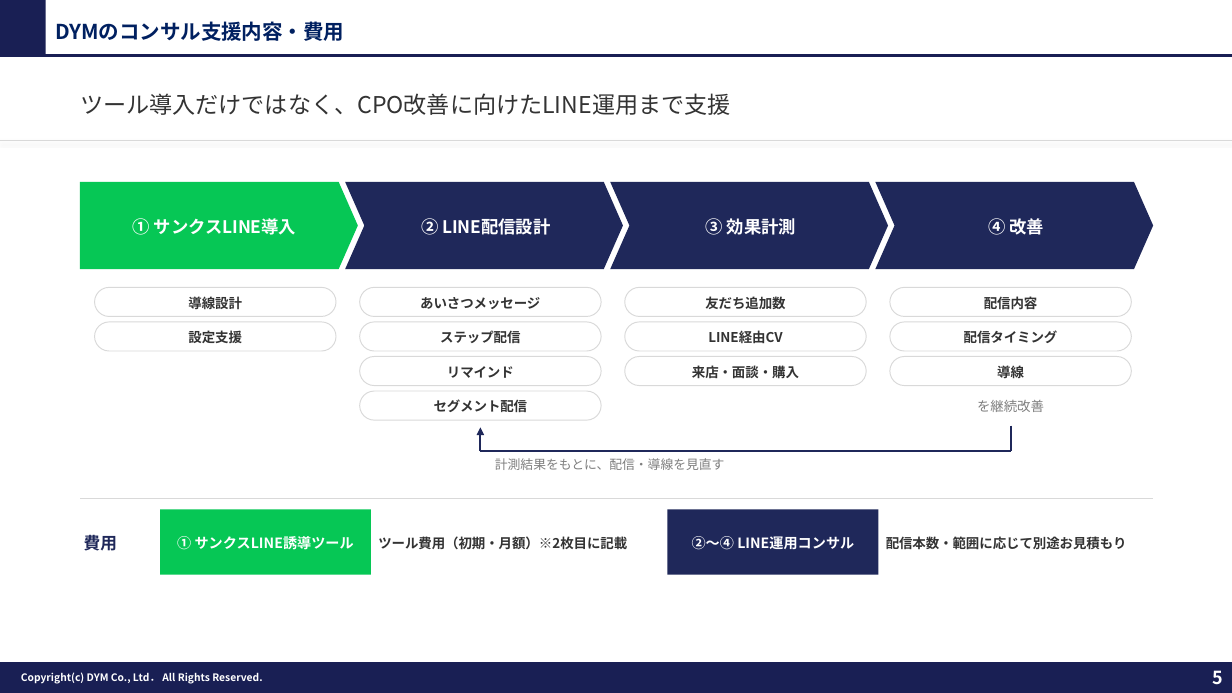
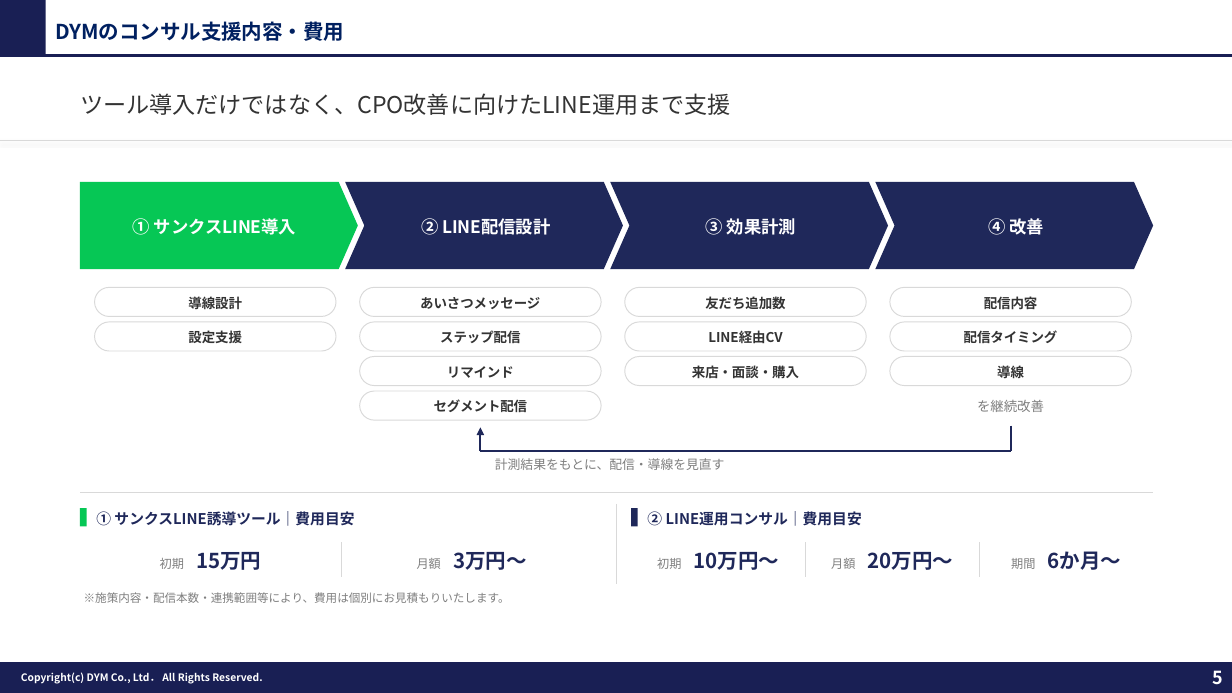
Before and after one commit to tonomura-r-dev/folder, a slide deck: slide 5 of 20261007_サンクスLINE誘導のご提案_業界別ver3.0.pptx. Drawn at 1232x693 pixels with LibreOffice and Linux fonts; fonts in the diff are those of the drawing; background and template pictures are left out. Boxes give left, top, right and bottom in pixels: in the first picture for what was removed or moved away, otherwise in the second. Text is boxed around its words. In the diff, an @@ line names an element or a change of style, - is before the commit and + after.

```diff
--- a/20261007_サンクスLINE誘導のご提案_業界別ver3.0.pptx
+++ b/20261007_サンクスLINE誘導のご提案_業界別ver3.0.pptx
@@ line moved from (80, 498) - (1153, 498) to (80, 493) - (1153, 493) @@
@@ rectangle added at [80,508,87,527], fill #06C755 @@
@@ text "① サンクスLINE誘導ツール｜費用目安": place and size @@
-text "① サンクスLINE誘導ツール｜費用目安" at [160,509,371,575]
+text "① サンクスLINE誘導ツール｜費用目安" at [96,511,354,526]
@@ text "① サンクスLINE誘導ツール｜費用目安" at [96,511,354,526]: fill #06C755 to none @@
@@ line added from (616, 504) to (616, 584), #D9D9D9 0.75 pt @@
@@ rectangle added at [631,508,638,527], fill #1F285A @@
@@ rectangle removed at [667,509,878,575] @@
-②〜④ LINE運用コンサル
@@ text removed at [84,532,117,554] @@
-費用
@@ text at [96,511,354,526]: text changed; size 11 to 11.5 pt; text colour #FFFFFF to #1F285A @@
-① サンクスLINE誘導ツール
+① サンクスLINE誘導ツール｜費用目安
@@ text added at [647,511,862,526], 11.5 pt, text #1F285A, bold @@
+② LINE運用コンサル｜費用目安
@@ text removed at [886,536,1127,550] @@
-配信本数・範囲に応じて別途お見積もり
@@ text at [160,552,261,570]: text changed; size 10.5 to 16 pt; text colour #333333 to #1F285A @@
-ツール費用（初期・月額）※2枚目に記載
+初期 15万円
@@ line added from (341, 543) to (341, 577), #D9D9D9 0.75 pt @@
@@ text added at [417,552,527,570], 16 pt, text #1F285A, bold @@
+月額 3万円〜
@@ text added at [657,552,780,570], 16 pt, text #1F285A, bold @@
+初期 10万円〜
@@ line added from (805, 543) to (805, 577), #D9D9D9 0.75 pt @@
@@ text added at [831,552,954,570], 16 pt, text #1F285A, bold @@
+月額 20万円〜
@@ line added from (980, 543) to (980, 577), #D9D9D9 0.75 pt @@
@@ text added at [1011,551,1122,570], 16 pt, text #1F285A, bold @@
+期間 6か月〜
@@ text added at [84,592,510,603], 9 pt, text #7F7F7F @@
+※施策内容・配信本数・連携範囲等により、費用は個別にお見積もりいたします。
```
Also in this commit, not shown: 2 other slides changed, 8 other files.
